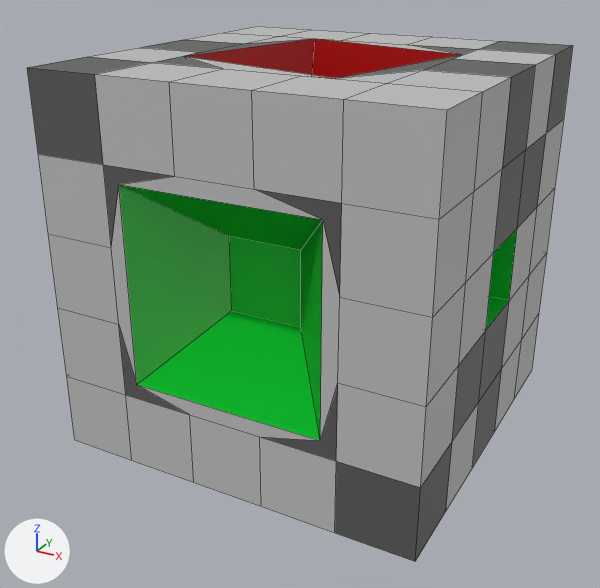
The FBX model Assets/Art/Models/alt_buidling_box.fbx as it was, and as the next commit left it.
The view is the same before and after, from a 50 mm camera at (0.0978, -0.1901, 0.0788) aimed at (-0.0026, -0.0076, -0.0124). Every picture has the same lights, and +X, +Y and +Z are marked at lower left. Mesh edges are drawn as thin lines. Where no turn or scale is listed for an object, it has been applied to the vertices.
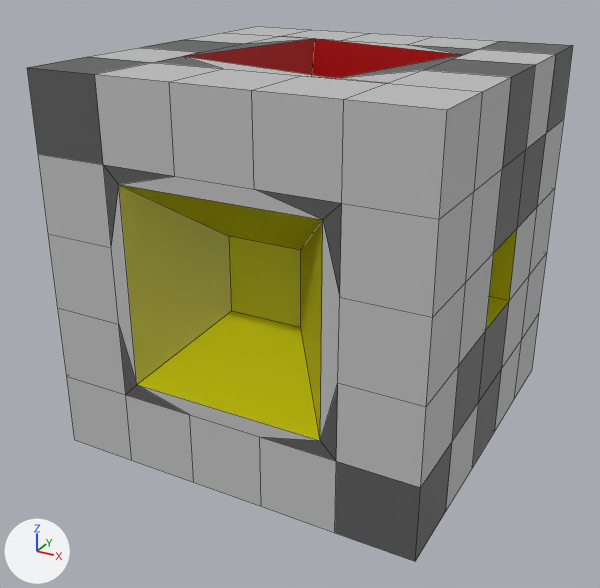
Patch to the scene script:
```diff
--- a/Assets/Art/Models/alt_buidling_box.fbx.py
+++ b/Assets/Art/Models/alt_buidling_box.fbx.py
@@ mat_lambert11 @@
 mat_lambert11 = principled_material('lambert11')
-mat_lambert11.base_color = (0.0, 0.602, 0.0294)  # green #00cc30
+mat_lambert11.base_color = (0.602, 0.587, 0.0)  # yellow #ccc900
```

Boxes [x1, y1, x2, y2] around the edits, measured in the pictures (600 x 588 px):
'pCube8', recoloured (green to yellow): [102, 33, 519, 462] in both
